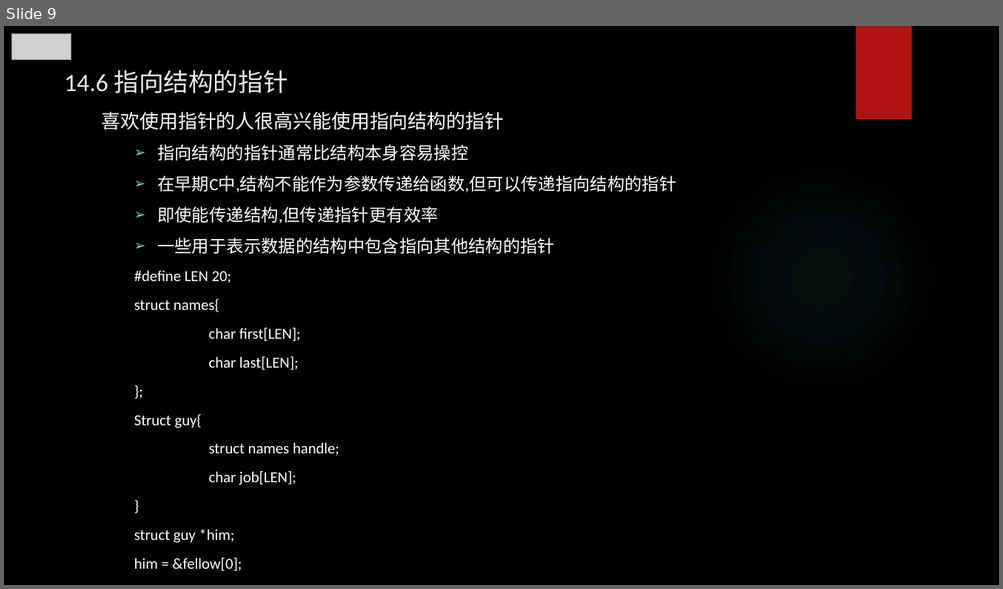
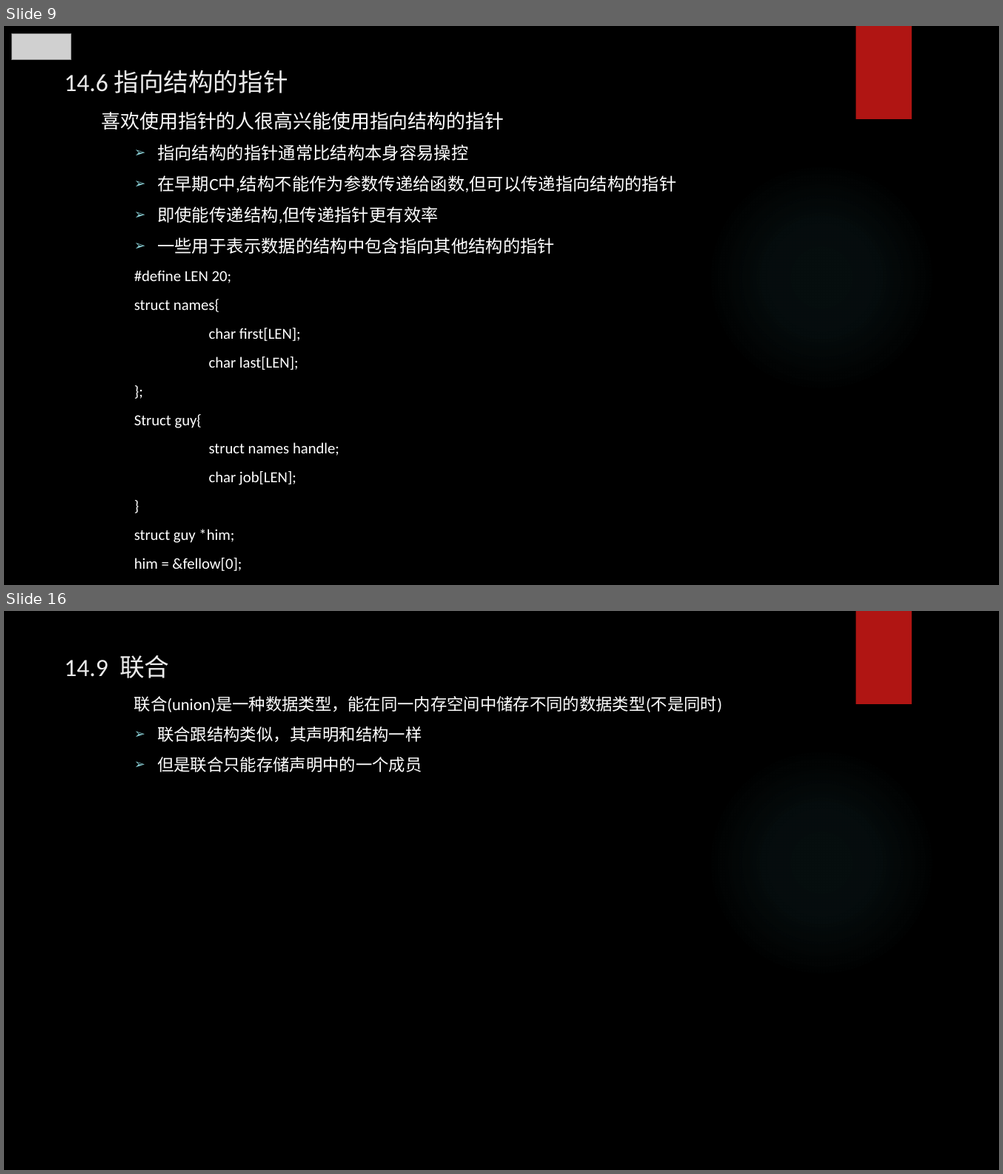
Before and after one commit to tsyin/c_ppt-code, a slide deck: PPT/14 结构和其他数据形式.pptx. Shown one above the other, each under a label of ours: slide 9 before the commit, slides 9 and 16 after it; the slides between them are not shown. The pictures are 1003x589 and 1003x1174 pixels, drawn with LibreOffice and Linux fonts; fonts in the diff are those of the drawing; grey boxes stand for pictures; background and template pictures are left out. Boxes give left, top, right and bottom in pixels: in the first picture for what was removed or moved away, otherwise in the second. Text is boxed around its words. In the diff, an @@ line names an element or a change of style, - is before the commit and + after.

```diff
--- a/PPT/14 结构和其他数据形式.pptx
+++ b/PPT/14 结构和其他数据形式.pptx
@@ slide 16 added at [4, 611, 999, 1170], background picture (left out); not listed: 2 template elements that a slide beside it also shows @@
@@ title added at [64, 655, 169, 678], 24 pt, text #EBEBEB @@
+14.9 联合
@@ text added at [134, 696, 722, 772], 16 pt, text #FFFFFF @@
+  联合(union)是一种数据类型，能在同一内存空间中储存不同的数据类型(不是同时)
+  ➢ 联合跟结构类似，其声明和结构一样
+  ➢ 但是联合只能存储声明中的一个成员
```
Also in this commit, not shown: 1 slide changed, 5 other slides added.
